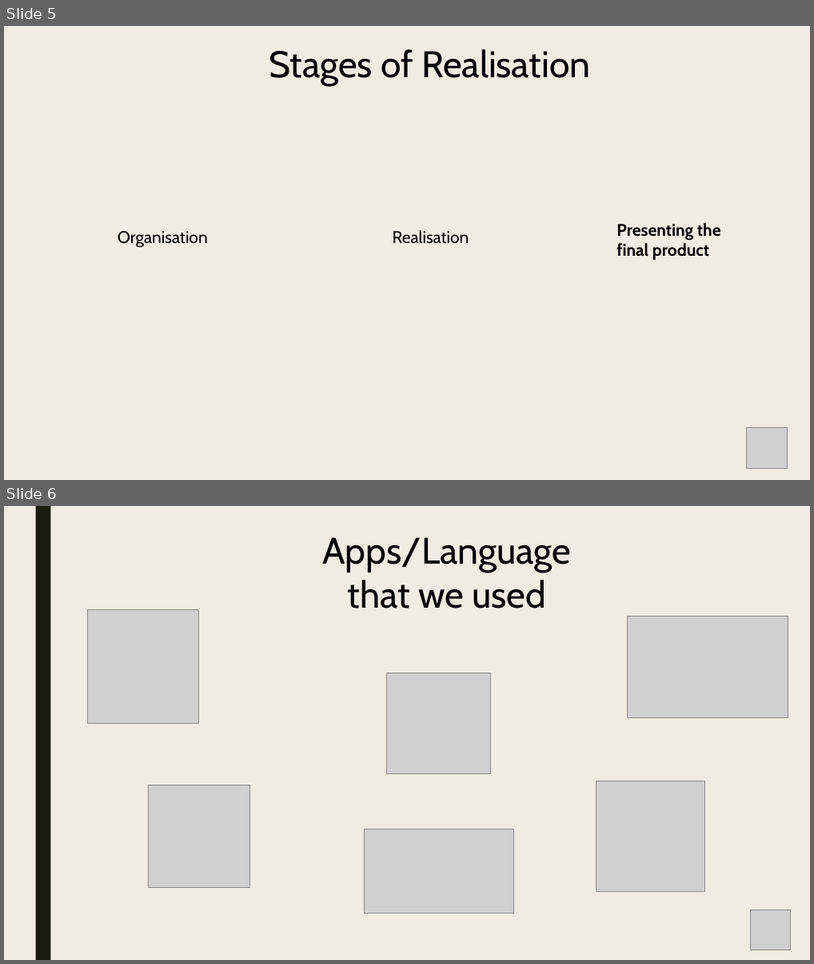
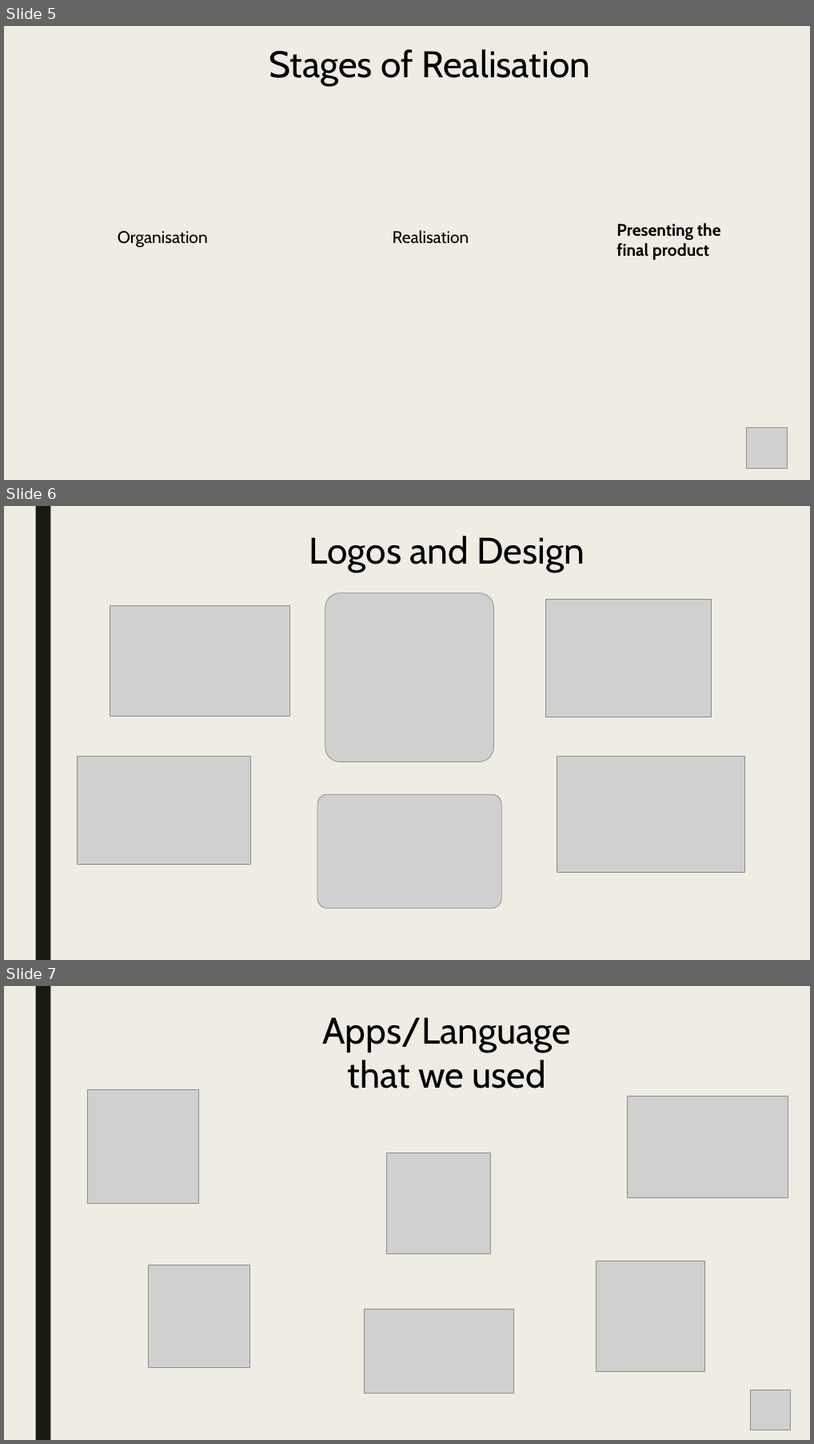
Before and after one commit to PIPetkova19/The-Maze-Runner, a slide deck: Documents/Presentation.pptx. Shown one above the other, each under a label of ours: slides 5 and 6 before the commit, slides 5, 6 and 7 after it. The pictures are 814x964 and 814x1444 pixels, drawn with LibreOffice and Linux fonts; fonts in the diff are those of the drawing; grey boxes stand for pictures; background and template pictures are left out. Boxes give left, top, right and bottom in pixels: in the first picture for what was removed or moved away, otherwise in the second. Text is boxed around its words. In the diff, an @@ line names an element or a change of style, - is before the commit and + after.

Commit message:
Add slide for Logos and Design

```diff
--- a/Documents/Presentation.pptx
+++ b/Documents/Presentation.pptx
@@ slide 6 added at bbox=[4, 506, 810, 960], background #EFEDE3; not listed: 1 template element that a slide beside it also shows @@
@@ text added at bbox=[310, 536, 586, 572], 44 pt, text #000000 @@
+Logos and Design
@@ picture added at bbox=[326, 593, 494, 762] @@
@@ picture added at bbox=[546, 599, 712, 716] @@
@@ picture added at bbox=[110, 605, 290, 716] @@
@@ picture added at bbox=[77, 756, 251, 864] @@
@@ picture added at bbox=[557, 756, 745, 872] @@
@@ picture added at bbox=[318, 794, 502, 908] @@
@@ what was slide 6 is now slide 7 @@
```
Also in this commit, not shown: 1 other file.
